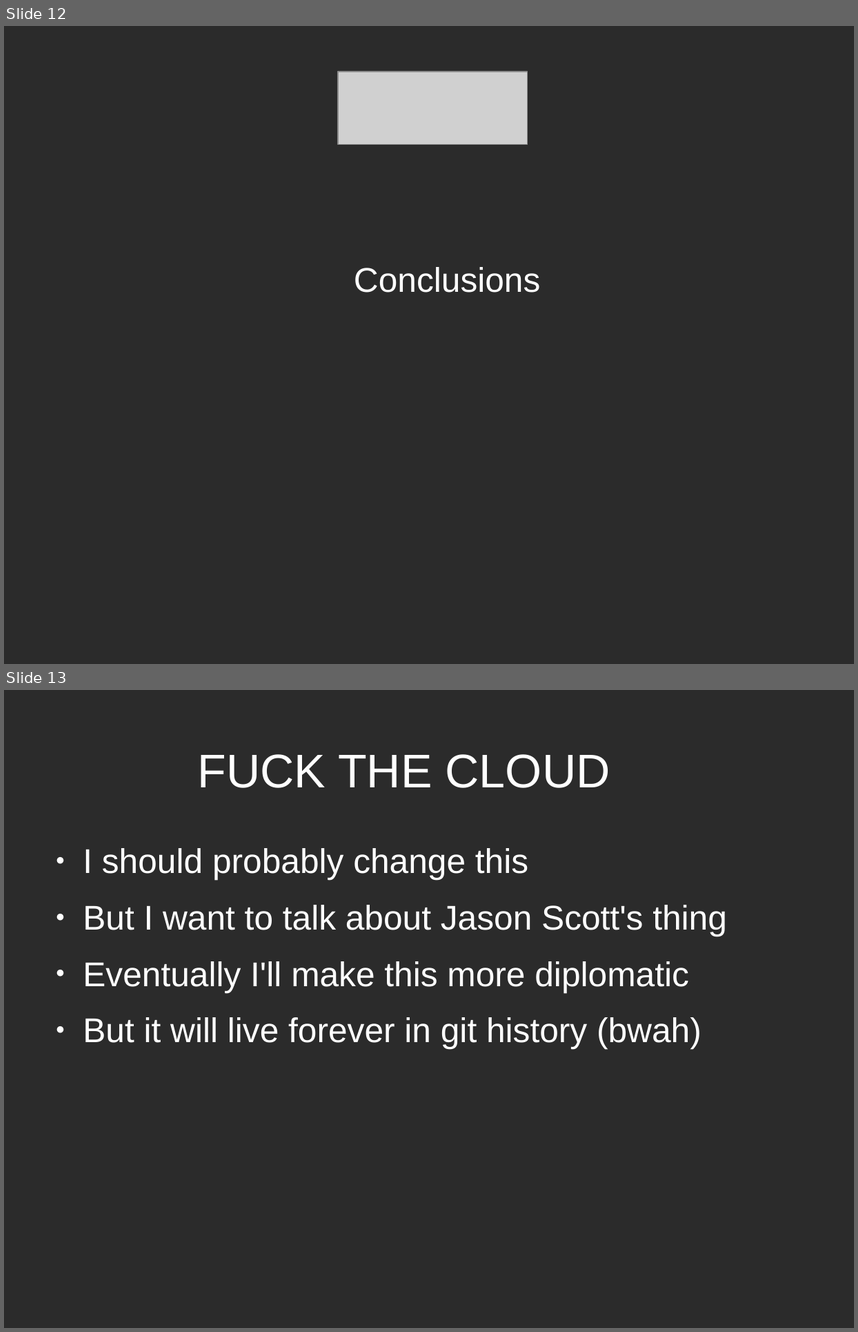
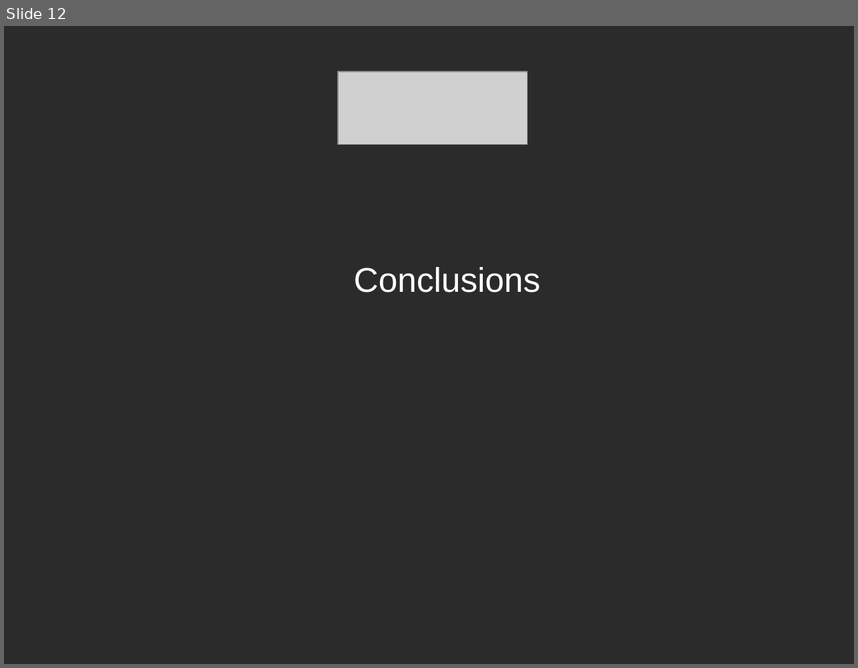
Before and after one commit to ruebot/SuperConference-2011---Cloud-computing, a slide deck: sc-2011-local-clouds.odp. Shown one above the other, each under a label of ours: slides 12 and 13 before the commit, slide 12 after it. The pictures are 858x1332 and 858x668 pixels, drawn with LibreOffice and Linux fonts; fonts in the diff are those of the drawing; grey boxes stand for pictures; background and template pictures are left out; a plain dark background stands for a picture behind light text. Boxes give left, top, right and bottom in pixels: in the first picture for what was removed or moved away, otherwise in the second. Text is boxed around its words. In the diff, an @@ line names an element or a change of style, - is before the commit and + after.

```diff
--- a/sc-2011-local-clouds.odp
+++ b/sc-2011-local-clouds.odp
@@ slide 13 removed at (x1=4, y1=690, x2=854, y2=1328), background picture (left out) @@
@@ title removed at (x1=198, y1=754, x2=611, y2=788) @@
-FUCK THE CLOUD
@@ text removed at (x1=83, y1=848, x2=727, y2=1049) @@
-● I should probably change this
-● But I want to talk about Jason Scott's thing
-● Eventually I'll make this more diplomatic
-● But it will live forever in git history (bwah)
```
Also in this commit, not shown: 2 slides added.
